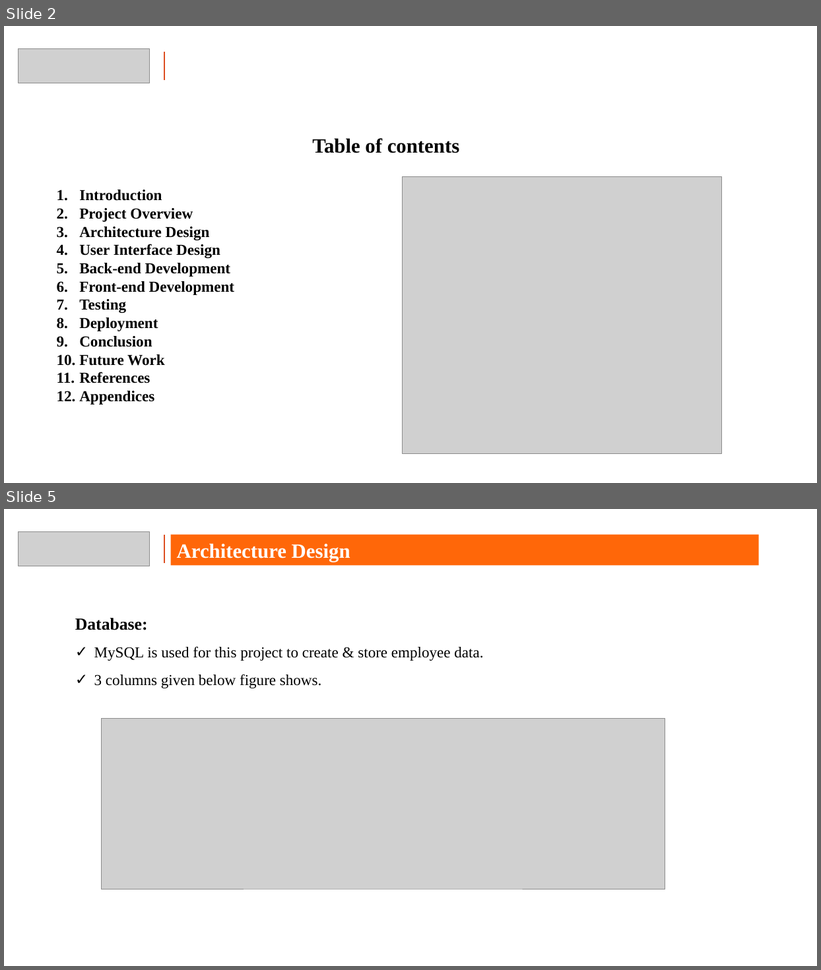
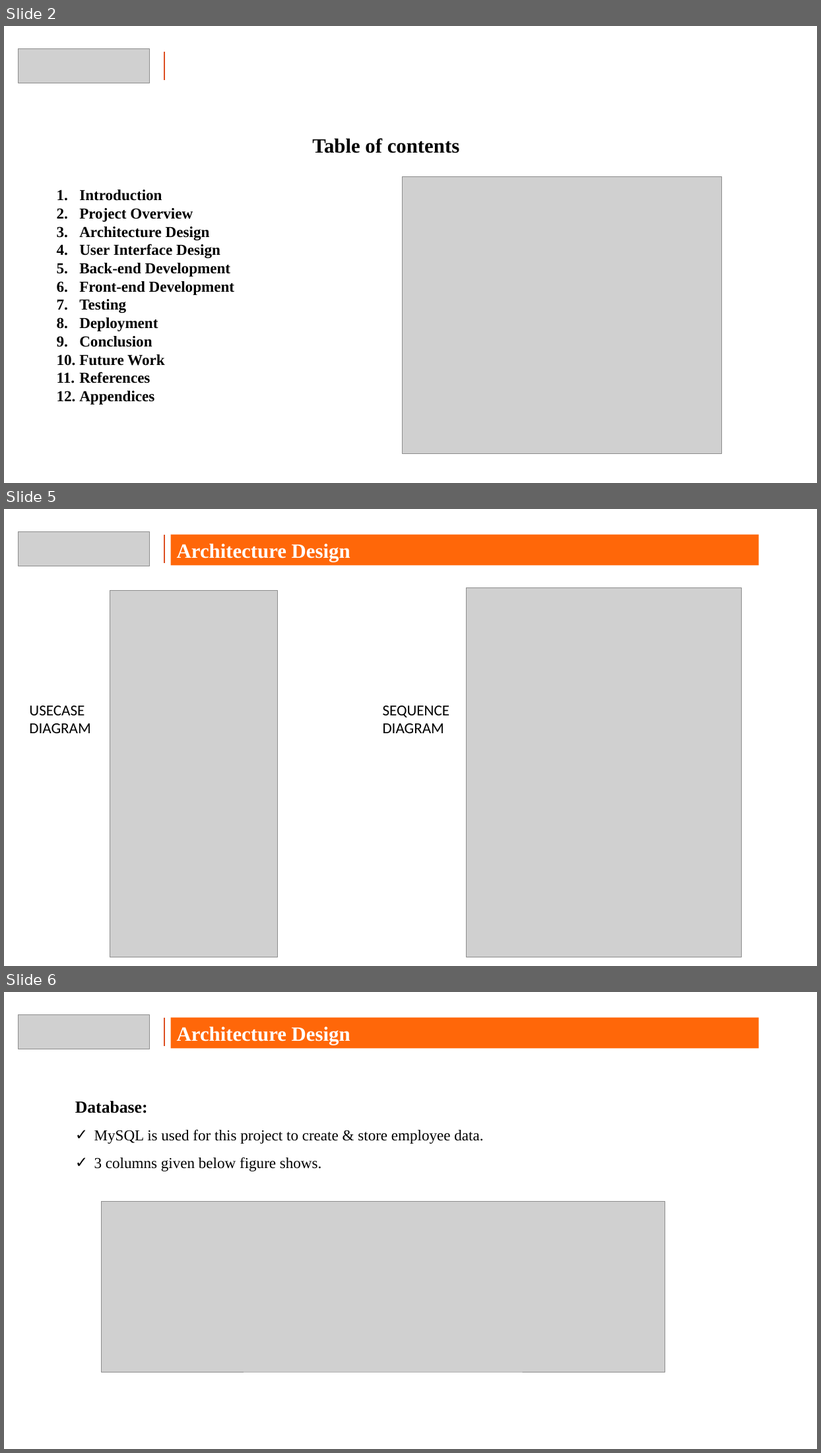
Before and after one commit to vivekjeswani/HDFCBK_CAPSTONE_PROJECT, a slide deck: Capstone_PPT_VivekJeswani.pptx. Shown one above the other, each under a label of ours: slides 2 and 5 before the commit, slides 2, 5 and 6 after it; the slides between them are not shown. The pictures are 821x970 and 821x1453 pixels, drawn with LibreOffice and Linux fonts; fonts in the diff are those of the drawing; grey boxes stand for pictures; background and template pictures are left out. Boxes give left, top, right and bottom in pixels: in the first picture for what was removed or moved away, otherwise in the second. Text is boxed around its words. In the diff, an @@ line names an element or a change of style, - is before the commit and + after.

```diff
--- a/Capstone_PPT_VivekJeswani.pptx
+++ b/Capstone_PPT_VivekJeswani.pptx
@@ slide 5 added at [4,509,817,966], background picture (left out) @@
@@ picture added at [19,531,150,566] @@
@@ line added from (164, 535) to (164, 563), #DD4F22 1 pt @@
@@ rectangle added at [170,535,758,565], fill #FF6709, 24 pt, text #FFFFFF, bold @@
+Architecture Design
@@ picture added at [467,588,741,957] @@
@@ picture added at [110,591,278,958] @@
@@ text added at [29,706,90,733], 18 pt, text #000000 @@
+USECASE DIAGRAM
@@ text added at [383,706,450,733], 18 pt, text #000000 @@
+SEQUENCE DIAGRAM
@@ what was slide 5 is now slide 6 @@
```
Also in this commit, not shown: 5 slides changed, 1 other slide added, 20 other files.
